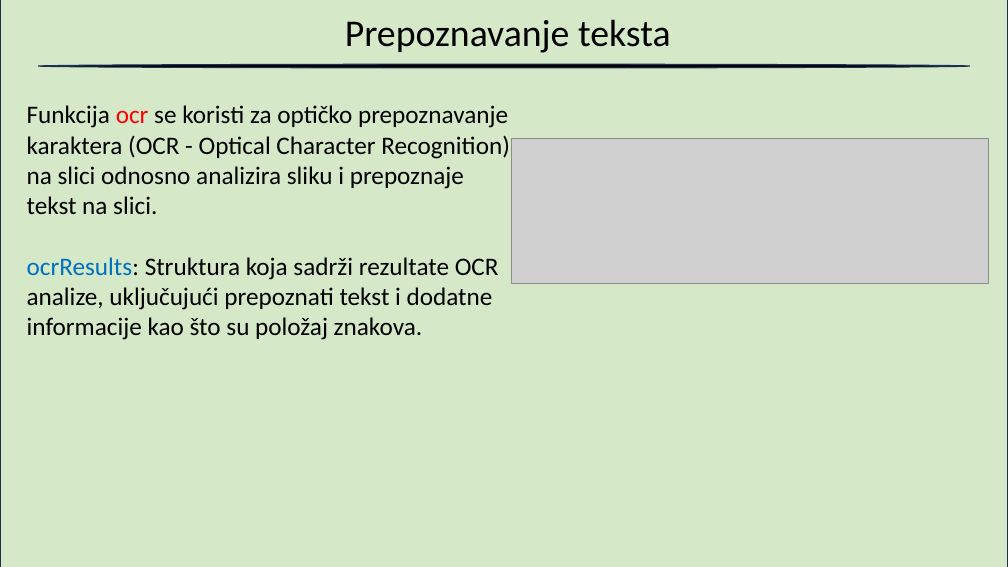
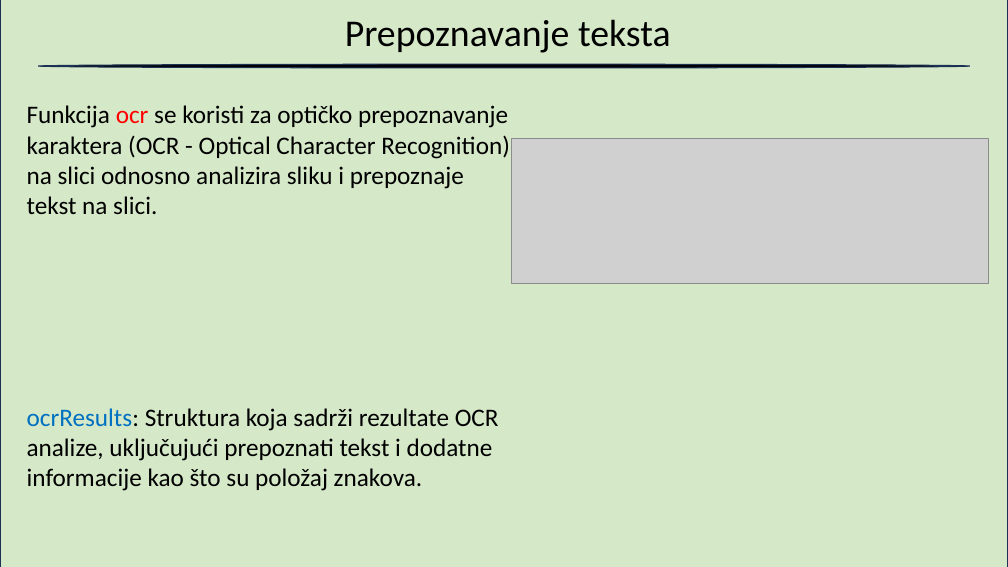
Before and after one commit to blizanac76/RegistrationNumberRecognition, a slide deck: slide 16 of Prepoznavanje.pptx. Drawn at 1008x567 pixels with LibreOffice and Linux fonts; fonts in the diff are those of the drawing; grey boxes stand for pictures; background and template pictures are left out. Boxes give left, top, right and bottom in pixels: in the first picture for what was removed or moved away, otherwise in the second. Text is boxed around its words. In the diff, an @@ line names an element or a change of style, - is before the commit and + after.

```diff
--- a/Prepoznavanje.pptx
+++ b/Prepoznavanje.pptx
@@ text "Funkcija ocr se koristi za ..." rewrapped from box(27, 105, 510, 340) to box(27, 105, 510, 491) @@
```
Also in this commit, not shown: 11 other slides changed, 1 slide removed.
